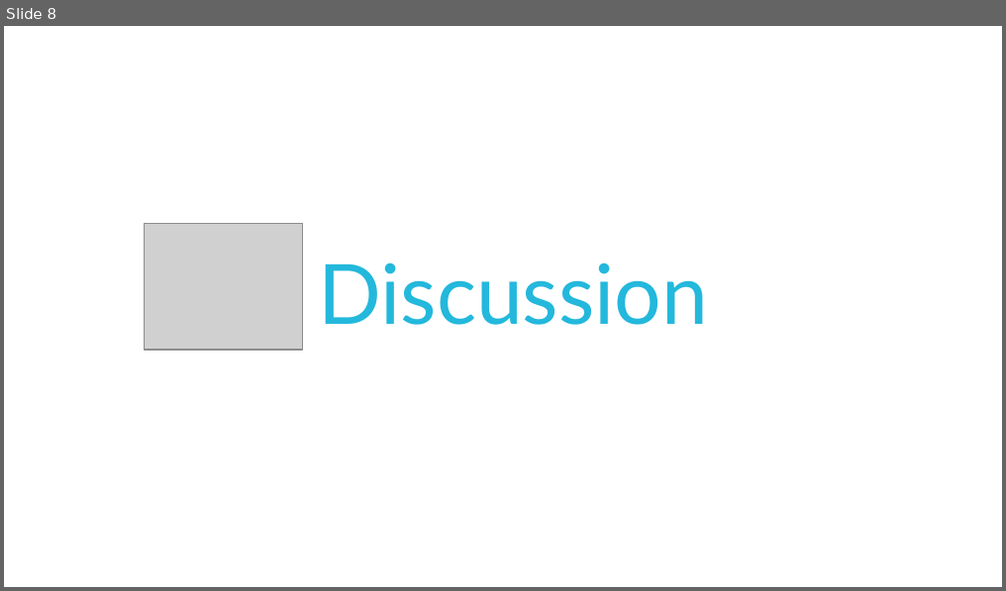
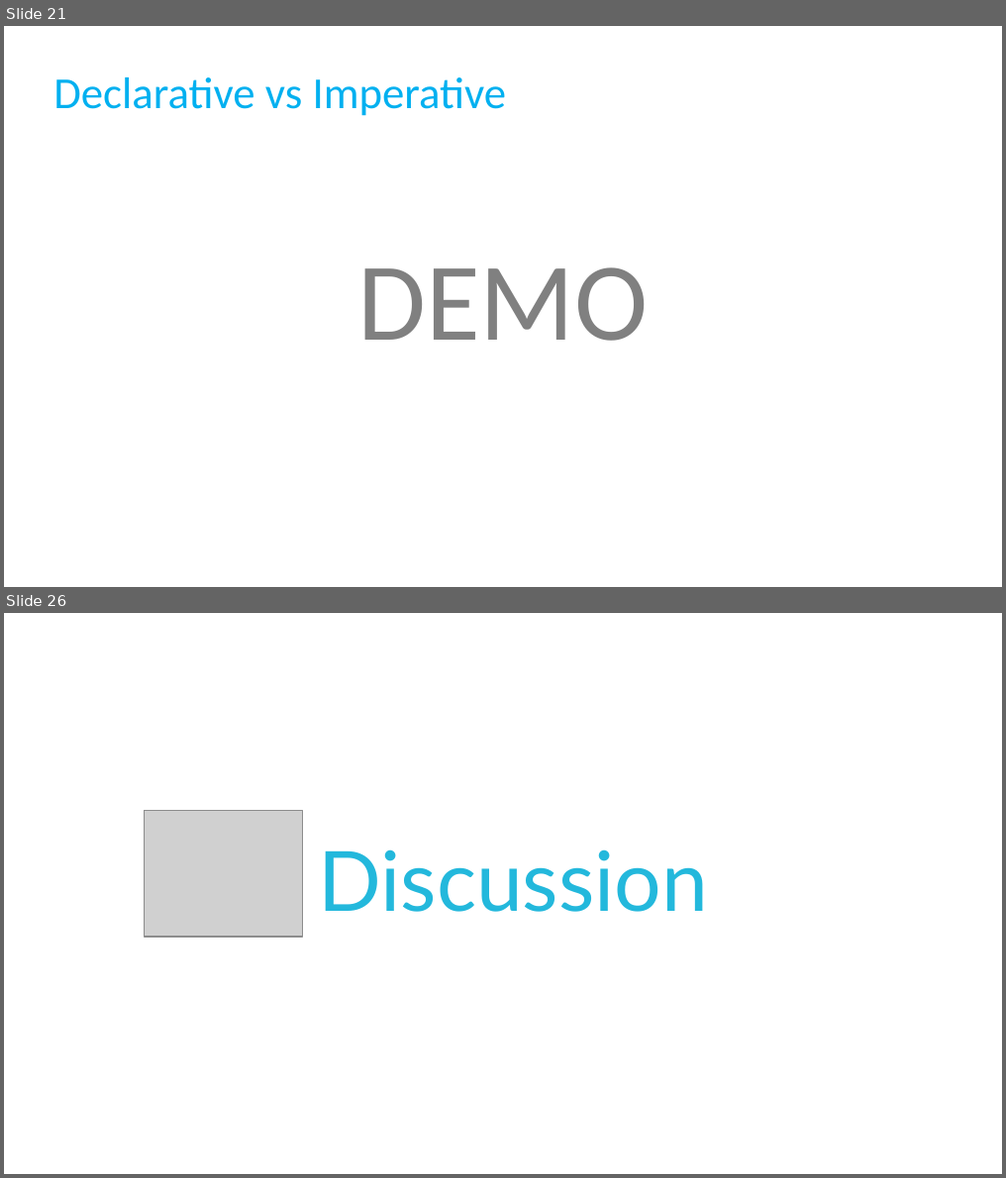
Before and after one commit to AndrewPHunter/ProgrammingPrinciplesAndPatterns, a slide deck: CSharpPractices.pptx. Shown one above the other, each under a label of ours: slide 8 before the commit, slides 21 and 26 after it; the slides between them are not shown. The pictures are 1006x591 and 1006x1178 pixels, drawn with LibreOffice and Linux fonts; fonts in the diff are those of the drawing; grey boxes stand for pictures; background and template pictures are left out. Boxes give left, top, right and bottom in pixels: in the first picture for what was removed or moved away, otherwise in the second. Text is boxed around its words. In the diff, an @@ line names an element or a change of style, - is before the commit and + after.

```diff
--- a/CSharpPractices.pptx
+++ b/CSharpPractices.pptx
@@ slide 21 added at [4, 26, 1002, 587], background #FFFFFF @@
@@ title added at [54, 77, 507, 116], 32 pt, text #00B0F0 @@
+Declarative vs Imperative
@@ text added at [357, 268, 648, 341], 80 pt, text #808080 @@
+DEMO
@@ what was slide 8 is now slide 26 @@
```
Also in this commit, not shown: 24 other slides added, 7 slides removed, 18 other files.
